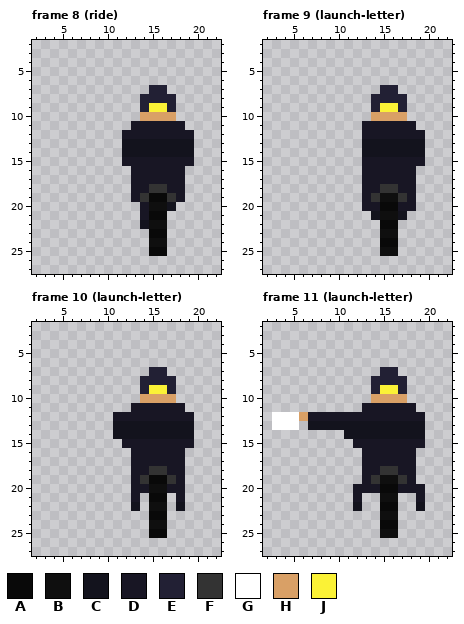
One commit to this pixel-art file: assets/images/postman.ase. The first picture shows the starting point.
32x32 pixels, 14 frames. Shown: frame 8 (ride): x 2..22, y 2..27; frame 9 (launch-letter): x 2..22, y 2..27; frame 10 (launch-letter): x 2..22, y 2..27; frame 11 (launch-letter): x 2..22, y 2..27. The commit also changed other frames, which this record leaves out.
Palette (. is transparent): A #090909  B #0f0f0f  C #13131d  D #181624  E #222034  F #333333  G #ffffff  H #d9a066  J #fbf236
New version:
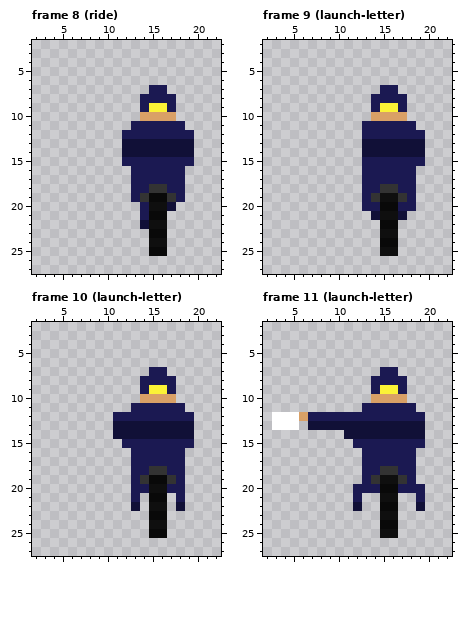
Change:
Colour C changes from #13131d to #111037.
Colour D changes from #181624 to #1b1952.
Frame 8 (ride), layer "body":
The author changed colour E to colour D in row 7 at x 15 to 16; in row 8 at x 14 to 17; in row 9 at x 14 and 17.
Frame 9 (launch-letter), layer "body": the same change as frame 8 (ride)
Frame 10 (launch-letter), layer "body": the same change as frame 8 (ride)
Frame 11 (launch-letter), layer "body": the same change as frame 8 (ride)
Changed places in both pictures, as pixel boxes (x1, y1, x2, y2):
changed: (122, 85, 194, 229)
changed: (362, 85, 425, 220)
changed: (113, 367, 194, 511)
changed: (308, 367, 425, 511)
